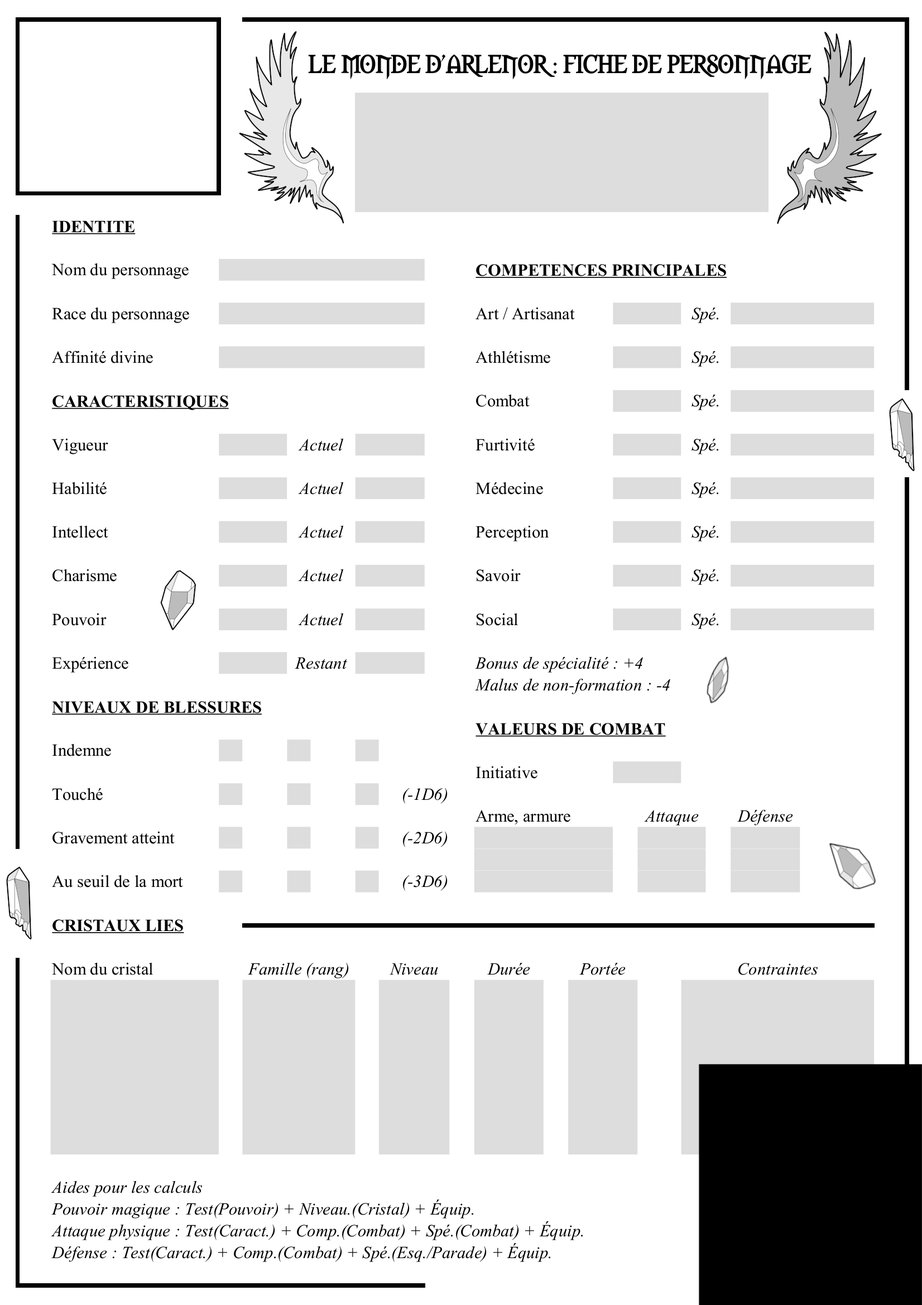
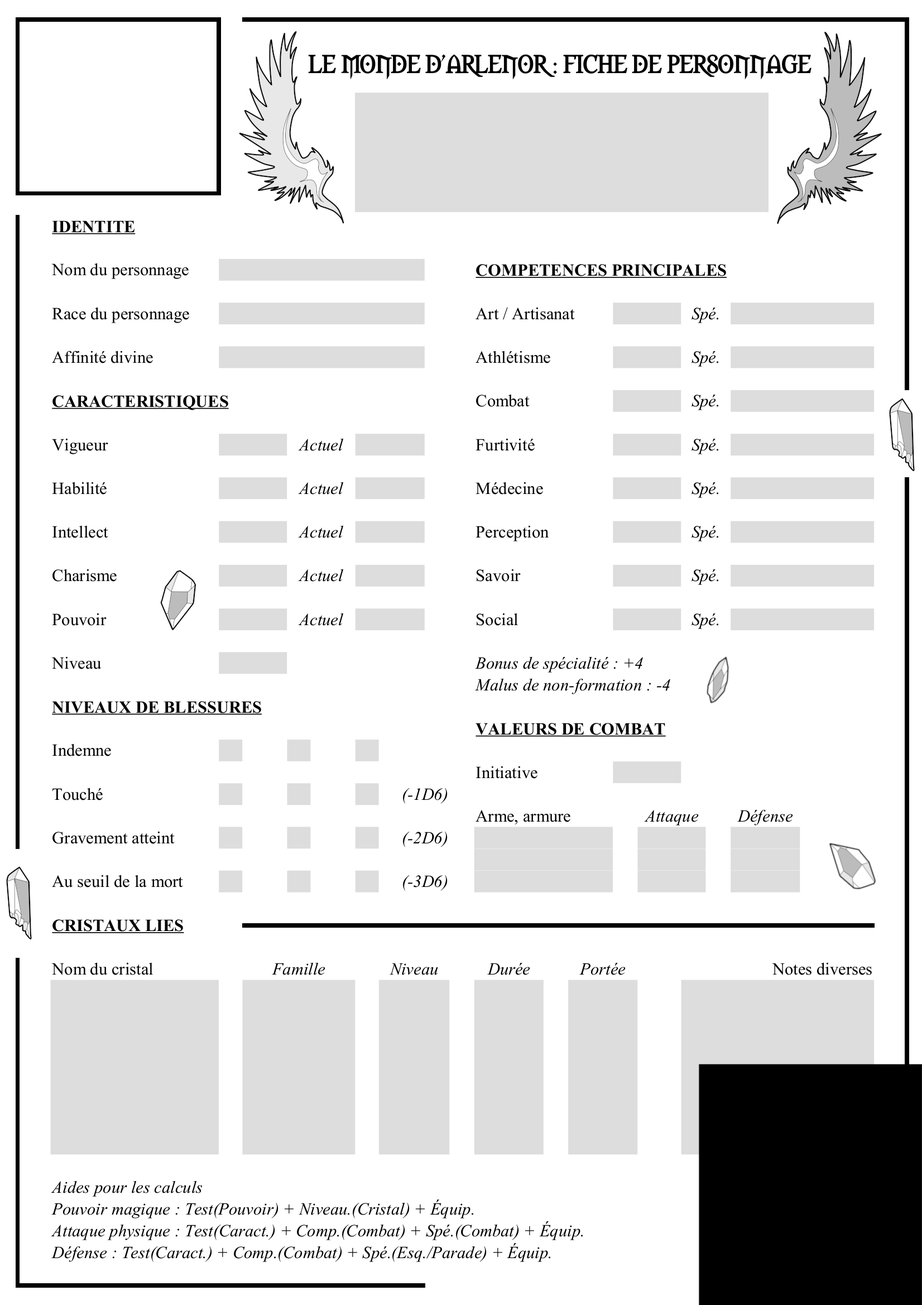
Two versions of the same layered image (922 × 1305). Layer-by-layer changes:
added layer "Calque Copié #3" above "Fiche_PersoVide.pdf #1" over [51, 651, 872, 979]
